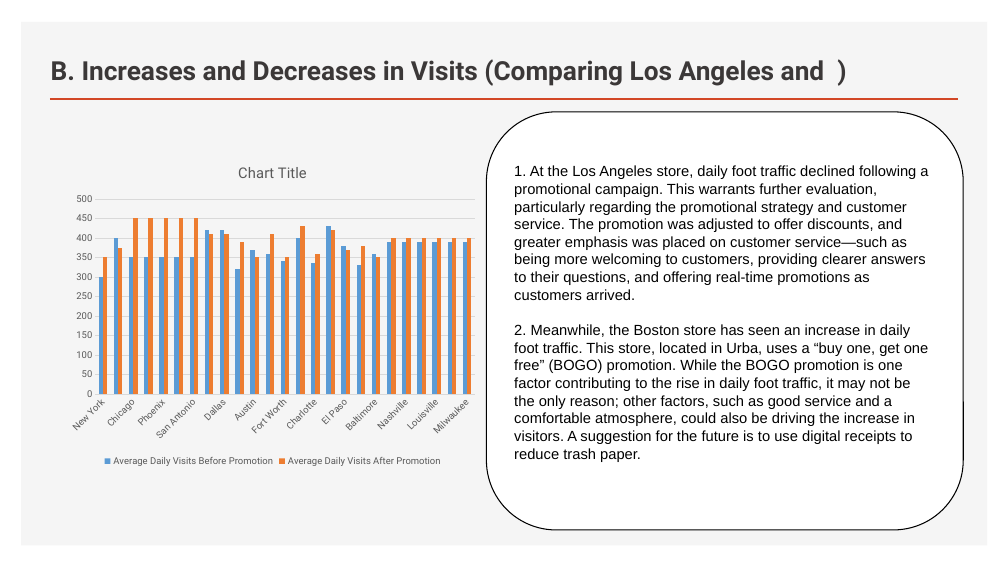
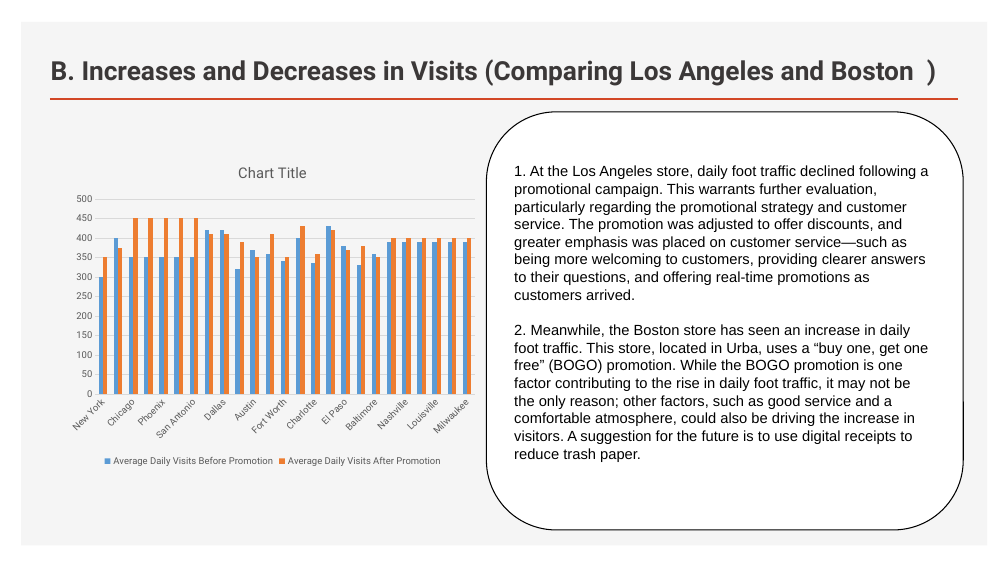
Before and after one commit to andin870/ANDIN-S-WORK, a slide deck: slide 3 of report_promotion.pptx. Drawn at 1008x567 pixels with LibreOffice and Linux fonts; fonts in the diff are those of the drawing. Boxes give left, top, right and bottom in pixels: in the first picture for what was removed or moved away, otherwise in the second. Text is boxed around its words. In the diff, an @@ line names an element or a change of style, - is before the commit and + after.

```diff
--- a/report_promotion.pptx
+++ b/report_promotion.pptx
@@ title at box(51, 59, 914, 86): text changed @@
-B. Increases and Decreases in Visits (Comparing Los Angeles and )
+B. Increases and Decreases in Visits (Comparing Los Angeles and Boston )
```
Also in this commit, not shown: 1 slide added.
